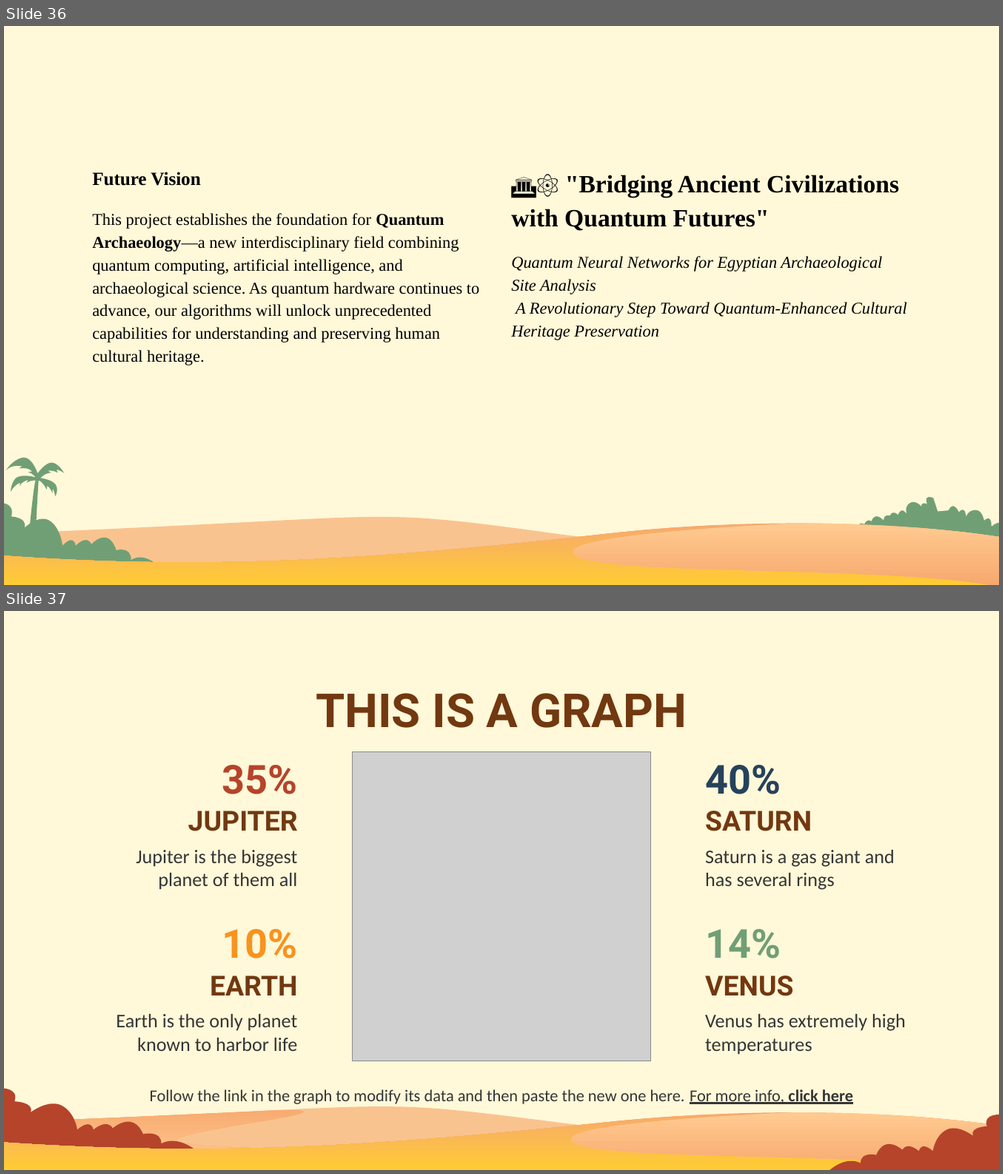
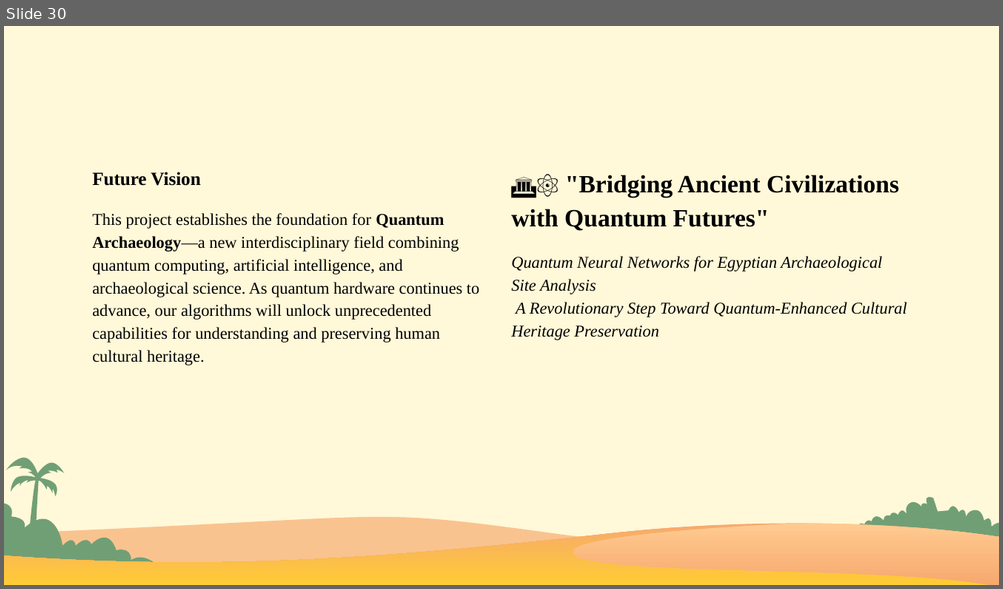
Before and after one commit to Alysoffar/Archeological_discoverers_Team6, a slide deck: Quantum ML for Egyptian Archaeological Dataset.pptx. Shown one above the other, each under a label of ours: slides 36 and 37 before the commit, slide 30 after it. The pictures are 1003x1174 and 1003x589 pixels, drawn with LibreOffice and Linux fonts; fonts in the diff are those of the drawing; grey boxes stand for pictures; background and template pictures are left out. Boxes give left, top, right and bottom in pixels: in the first picture for what was removed or moved away, otherwise in the second. Text is boxed around its words. In the diff, an @@ line names an element or a change of style, - is before the commit and + after.

```diff
--- a/Quantum ML for Egyptian Archaeological Dataset.pptx
+++ b/Quantum ML for Egyptian Archaeological Dataset.pptx
@@ slide 37 removed at <box>4,611,999,1170</box>, background #FFF8D9 @@
@@ title removed at <box>316,693,686,728</box> @@
-THIS IS A GRAPH
@@ text removed at <box>222,765,297,795</box> @@
-35%
@@ picture removed at <box>352,752,651,1062</box> @@
@@ text removed at <box>705,765,780,795</box> @@
-40%
@@ text removed at <box>188,811,298,832</box> @@
-JUPITER
@@ text removed at <box>705,811,811,832</box> @@
-SATURN
@@ text removed at <box>136,850,298,890</box> @@
-Jupiter is the biggest planet of them all
@@ text removed at <box>705,850,894,890</box> @@
-Saturn is a gas giant and has several rings
@@ text removed at <box>222,929,297,959</box> @@
-10%
@@ text removed at <box>705,929,780,959</box> @@
-14%
@@ text removed at <box>210,976,298,996</box> @@
-EARTH
@@ text removed at <box>705,976,793,997</box> @@
-VENUS
@@ text removed at <box>116,1014,298,1051</box> @@
-Earth is the only planet known to harbor life
@@ text removed at <box>705,1014,905,1055</box> @@
-Venus has extremely high temperatures
@@ freeform shape removed at <box>4,1088,205,1159</box> @@
@@ text removed at <box>150,1090,853,1105</box> @@
-Follow the link in the graph to modify its data and then paste the new one here. For more info, click here
@@ freeform shape removed at <box>4,1103,999,1170</box> @@
@@ freeform shape removed at <box>4,1105,364,1170</box> @@
@@ freeform shape removed at <box>4,1113,999,1170</box> @@
@@ freeform shape removed at <box>555,1113,998,1170</box> @@
@@ freeform shape removed at <box>822,1114,999,1170</box> @@
@@ what was slide 36 is now slide 30 @@
```
Also in this commit, not shown: 4 slides changed, 6 other slides removed.
